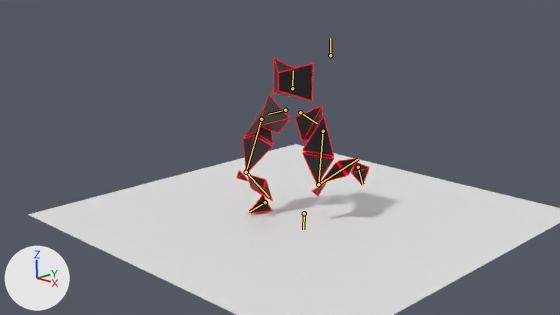
Before and after pictures for a commit that changed the Blender file Archivos 3D/Sin Terminar/DANI ENEMIGOS/ENEMIGO1/ENEMIGO_Anim_Rafik.blend.
Camera for both pictures: the file's camera 'Cámara.001'. The lights are fixed; the arrows at lower left show +X, +Y and +Z. Both versions are drawn at frame 23 of the action 'EsqueletoAction.001'; the numbers are the values there. The bones that bend it are drawn over the model as lines.

Names of what the first picture shows: 'Cuerpo.003', 'Plano'.
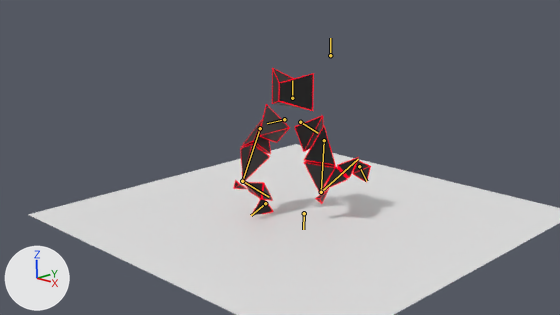
Patch to the scene script:
```diff
--- a/Archivos 3D/Sin Terminar/DANI ENEMIGOS/ENEMIGO1/ENEMIGO_Anim_Rafik.blend.py
+++ b/Archivos 3D/Sin Terminar/DANI ENEMIGOS/ENEMIGO1/ENEMIGO_Anim_Rafik.blend.py
@@ bone_cabeza @@
 bone_cabeza = bpy.data.objects['Esqueleto'].pose.bones['Cabeza']
-bone_cabeza.location = (0.0, -1.5, 1.0)
-bone_cabeza.rotation_quaternion = (1.0, 0.0, 0.0, 0.0)  # degrees (0, 0, 0)
+bone_cabeza.location = (0.0, -2.05, 1.03)
+bone_cabeza.rotation_quaternion = (0.996, 0.0, 0.033, 0.0)  # degrees (0, 4, 0)
```

Where the change shows, as pixel boxes [x1, y1, x2, y2] in the pictures (560 x 315 px):
'Cuerpo.003', posed
    before: [236, 58, 370, 213]
    after: [233, 68, 371, 215]
bone 'Cabeza', root to tip
    before: (292, 88) to (293, 70)
    after: (292, 98) to (292, 80)
